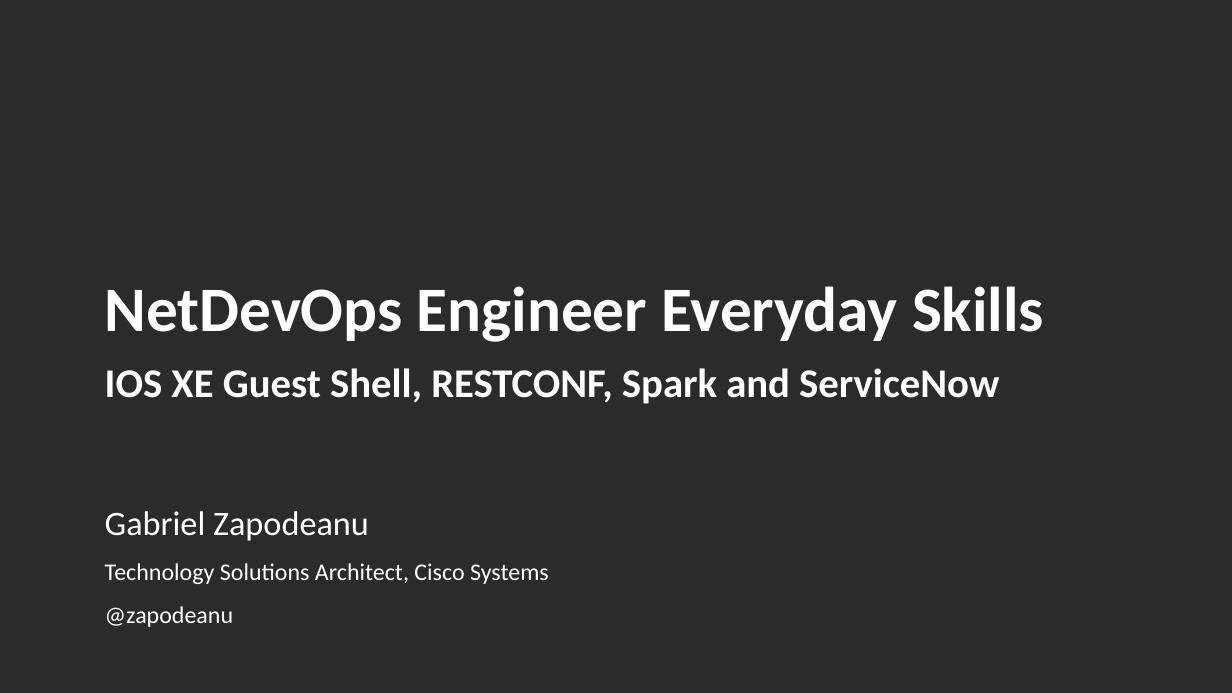
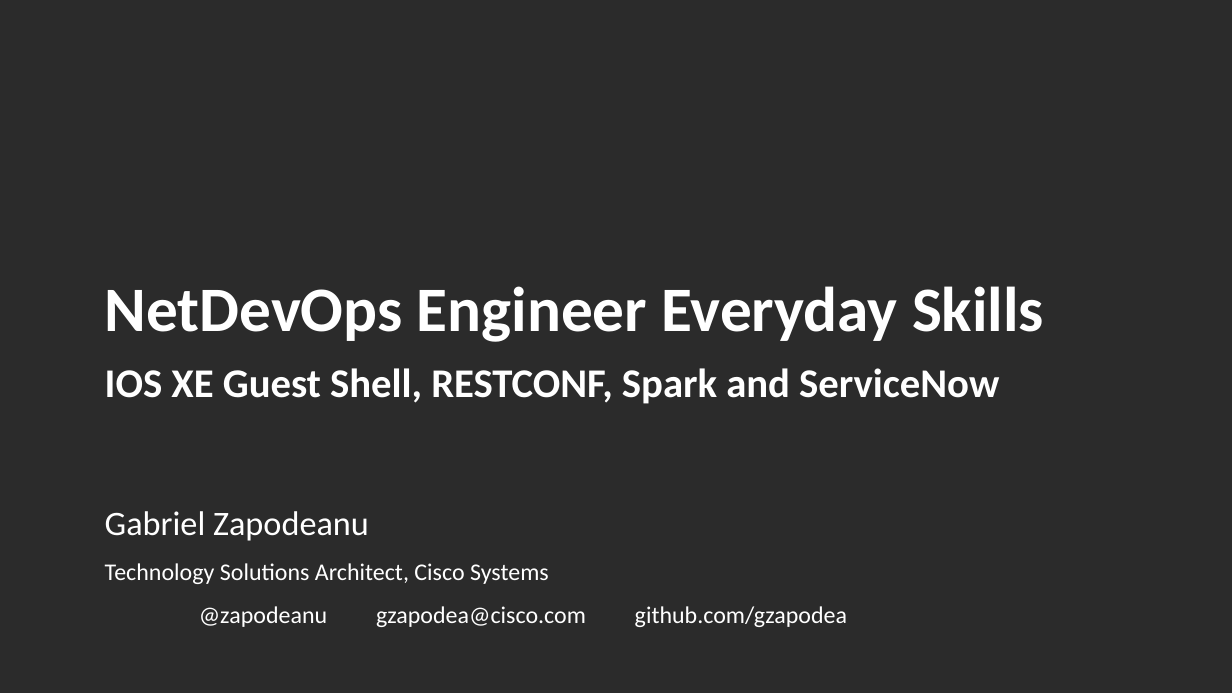
Before and after one commit to obrigg/DevNet_Create_2018, a slide deck: slide 1 of DevNetCreate-ConfigApprove.pptx. Drawn at 1232x693 pixels with LibreOffice and Linux fonts; fonts in the diff are those of the drawing; background and template pictures are left out; a plain dark background stands for a picture behind light text. Boxes give left, top, right and bottom in pixels: in the first picture for what was removed or moved away, otherwise in the second. Text is boxed around its words. In the diff, an @@ line names an element or a change of style, - is before the commit and + after.

```diff
--- a/DevNetCreate-ConfigApprove.pptx
+++ b/DevNetCreate-ConfigApprove.pptx
@@ text at (x1=199, y1=606, x2=847, y2=627): text changed @@
-@zapodeanu
+@zapodeanu gzapodea@cisco.com github.com/gzapodea
```
Also in this commit, not shown: 16 other slides changed, 1 other file.
